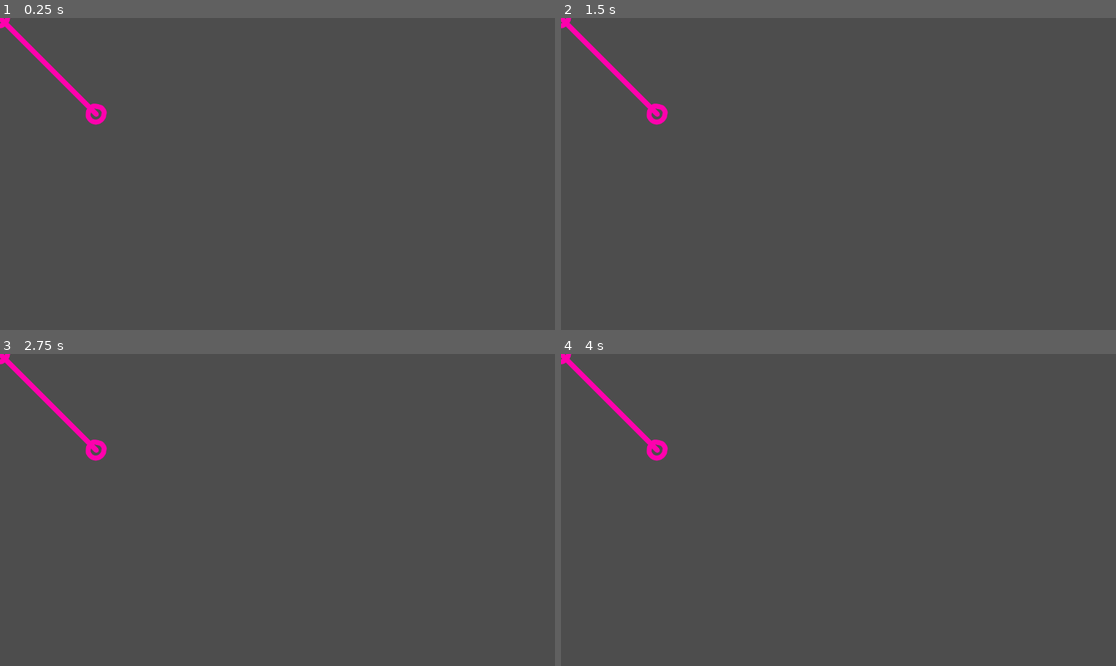
Above: before the commit, frames 1-4 (two rows, left to right).
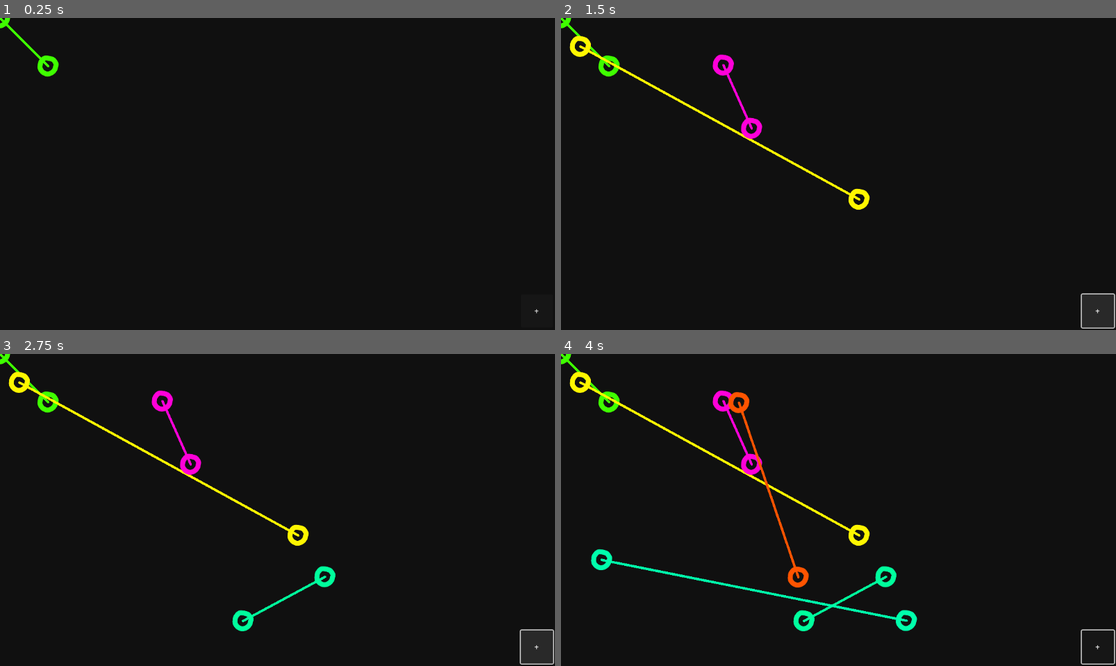
Above: after the commit, the same moments.

Repository: Graicc/sweep-line
Game: Godot game, scene res://node_2d.tscn
Two runs of this game, one before a commit and one after it. Both use one fixed random seed, a clock stepped at 60 frames per second and the inputs below.
Inputs (mouse positions are in pixels of both pictures, inside the frame that each line leads up to):
- Up to frame 1 (0.25 s): no input
- Up to frame 2 (1.5 s): click (1099, 311) at 0.5 s, where only the run after the commit has a clickable "+"; click (1099, 311) at 1.25 s, where only the run after the commit has a clickable "+"
- Up to frame 3 (2.75 s): click (538, 647) at 2 s, where only the run after the commit has a clickable "+"
- Up to frame 4 (4 s): tap Enter at 2.75 s; move the mouse to (655, 450) at 2.77 s; click (655, 450) at 2.85 s; tap Delete (Delete, bound only after the commit) at 3.05, 3.6 s; tap Space at 3.5 s; move the mouse to (727, 525) at 3.52 s; click (727, 525) at 3.8 s

The runs differ from the first frame. In frame 1, 100% of the frame differs, in the area x 0-100%, y 0-100%; in frame 2, 100%; in frame 3, 100%; in frame 4, 100%.

Commit message:
Add button to add and remove lines with right click

Diff:
--- a/Line.tscn
+++ b/Line.tscn
@@ -6,7 +6,7 @@
 [sub_resource type="CircleShape2D" id="CircleShape2D_yjor4"]
 radius = 48.28
 
-[node name="Node2D" type="Node2D" node_paths=PackedStringArray("line_renderer", "start_collision", "end_collision")]
+[node name="Line" type="Node2D" node_paths=PackedStringArray("line_renderer", "start_collision", "end_collision")]
 script = ExtResource("1_uvgog")
 line_renderer = NodePath("Line2D")
 start_collision = NodePath("S")
@@ -14,6 +14,7 @@
 
 [node name="Line2D" type="Line2D" parent="."]
 points = PackedVector2Array(270, 281, 725, 246)
+width = 5.0
 default_color = Color(0.960784, 0.47451, 0, 1)
 begin_cap_mode = 2
 end_cap_mode = 2
--- a/line_dragger.gd
+++ b/line_dragger.gd
@@ -25,6 +25,10 @@
 
 # Called every frame. 'delta' is the elapsed time since the previous frame.
 func _process(delta):
+	if not Input.is_mouse_button_pressed(MOUSE_BUTTON_LEFT):
+		left_selected = false
+		right_selected = false
+
 	if left_selected:
 		var mouse_pos = get_viewport().get_mouse_position()
 		start = mouse_pos
@@ -41,17 +45,31 @@
 var right_selected = false
 
 func _on_area_2d_input_event(viewport, event, shape_idx):
+	if Input.is_action_just_pressed("Delete"):
+		get_viewport().set_input_as_handled()
+		# Destroy the object
+		queue_free()
+
 	if Input.is_action_just_pressed("Click"):
 		left_selected = true
+		# Set the input as as handeled so it doesn't trigger anything else
+		get_viewport().set_input_as_handled()
 
 	if Input.is_action_just_released("Click"):
 		left_selected = false
+		get_viewport().set_input_as_handled()
 
 
 
 func _on_area_2d_2_input_event(viewport, event, shape_idx):
+	if Input.is_action_just_pressed("Delete"):
+		get_viewport().set_input_as_handled()
+		queue_free()
+
 	if Input.is_action_just_pressed("Click"):
 		right_selected = true
+		get_viewport().set_input_as_handled()
 
 	if Input.is_action_just_released("Click"):
 		right_selected = false
+		get_viewport().set_input_as_handled()
--- a/line_manager.gd
+++ b/line_manager.gd
@@ -6,11 +6,8 @@
 
 func add_line(start: Vector2, end: Vector2):
 	var line = line_scene.instantiate() as Node2D
-	line.position = start
-
-	var line_renderer = line.get_node("Line2D") as Line2D
-	line_renderer.points = [Vector2(0, 0), end - start]
-
+	#line.position = start
+	line.initialize(start, end)
 
 	add_child(line)
 	lines.append(line)
@@ -25,3 +22,15 @@
 	# var pos = get_global_mouse_position()
 	# lines[0].get_node("Line2D").points[1] = pos
 	pass
+
+
+func _on_button_pressed():
+	var max_y = 600;
+	var max_x = 800;
+	var x1 = randf_range(0, max_x);
+	var y1 = randf_range(0, max_y);
+	var x2 = randf_range(0, max_x);
+	var y2 = randf_range(0, max_y);
+	add_line(Vector2(x1, y1), Vector2(x2, y2))
+
+	pass # Replace with function body.
--- a/node_2d.tscn
+++ b/node_2d.tscn
@@ -3,6 +3,15 @@
 [ext_resource type="Script" path="res://line_manager.gd" id="1_n038c"]
 [ext_resource type="PackedScene" uid="uid://cydb6j4yh5jv7" path="res://Line.tscn" id="2_0viv0"]
 
-[node name="Node2D" type="Node2D"]
+[node name="Line manager" type="Node2D"]
 script = ExtResource("1_n038c")
 line_scene = ExtResource("2_0viv0")
+
+[node name="Button" type="Button" parent="."]
+offset_left = 1081.0
+offset_top = 574.0
+offset_right = 1148.0
+offset_bottom = 643.0
+text = "+"
+
+[connection signal="pressed" from="Button" to="." method="_on_button_pressed"]
--- a/project.godot
+++ b/project.godot
@@ -22,8 +22,15 @@
 "events": [Object(InputEventMouseButton,"resource_local_to_scene":false,"resource_name":"","device":-1,"window_id":0,"a …(253 unchanged characters)…
 ]
 }
+Delete={
+"deadzone": 0.5,
+"events": [Object(InputEventKey,"resource_local_to_scene":false,"resource_name":"","device":0,"window_id":0,"alt_pressed":false,"shift_pressed":false,"ctrl_pressed":false,"meta_pressed":false,"pressed":false,"keycode":0,"physical_keycode":4194312,"key_label":0,"unicode":0,"echo":false,"script":null)
+, Object(InputEventMouseButton,"resource_local_to_scene":false,"resource_name":"","device":-1,"window_id":0,"alt_pressed":false,"shift_pressed":false,"ctrl_pressed":false,"meta_pressed":false,"button_mask":0,"position":Vector2(0, 0),"global_position":Vector2(0, 0),"factor":1.0,"button_index":2,"canceled":false,"pressed":false,"double_click":false,"script":null)
+]
+}
 
 [rendering]
 
 renderer/rendering_method="gl_compatibility"
 renderer/rendering_method.mobile="gl_compatibility"
+environment/defaults/default_clear_color=Color(0.0646965, 0.0646966, 0.0646965, 1)
